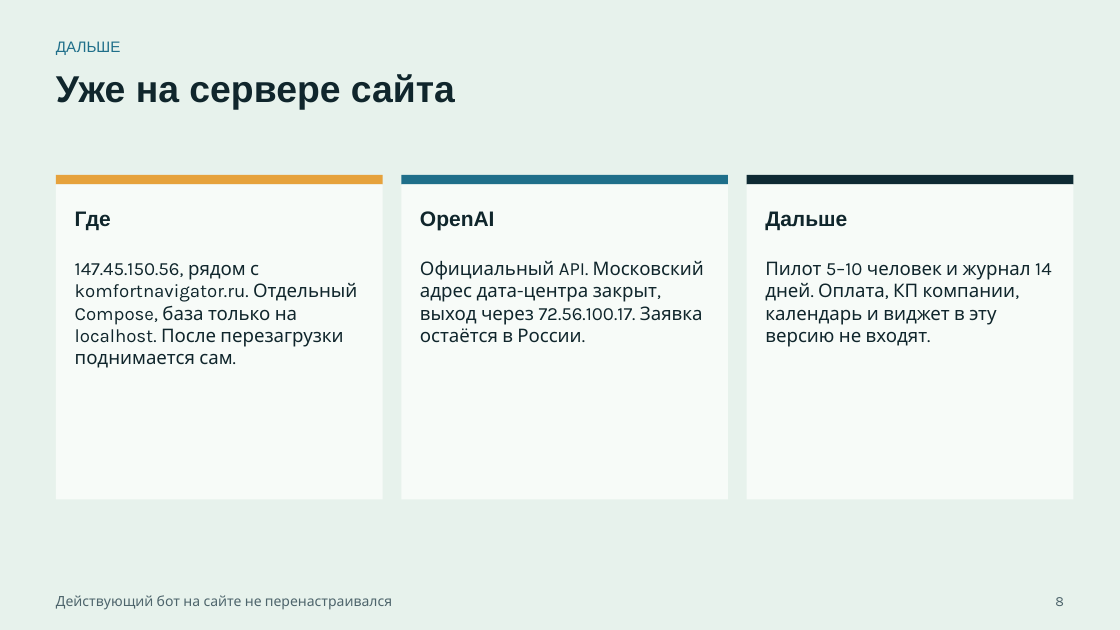
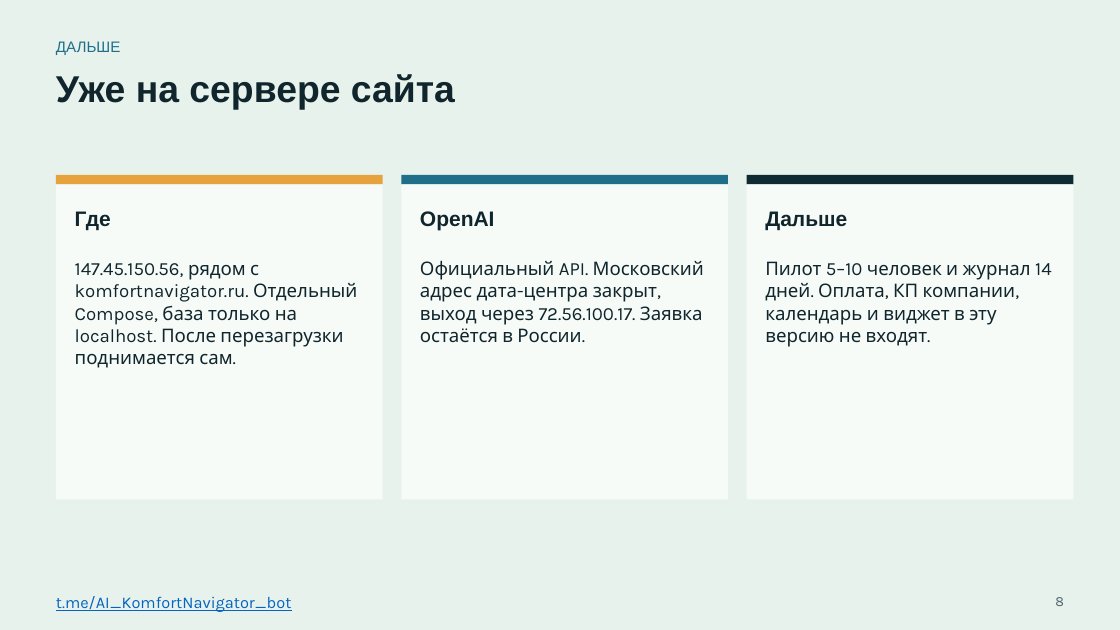
Before and after one commit to aleksandrfprikolota-navigator/pef05-navigator, a slide deck: slide 8 of submission/05-prezentaciya/Navigator.pptx. Drawn at 1120x630 pixels with LibreOffice and Linux fonts; fonts in the diff are those of the drawing. Boxes give left, top, right and bottom in pixels: in the first picture for what was removed or moved away, otherwise in the second. Text is boxed around its words. In the diff, an @@ line names an element or a change of style, - is before the commit and + after.

```diff
--- a/submission/05-prezentaciya/Navigator.pptx
+++ b/submission/05-prezentaciya/Navigator.pptx
@@ text at <box>56,596,292,612</box>: text changed; size 12 to 14 pt; text colour #4E656C to #0563C1 @@
-Действующий бот на сайте не перенастраивался
+t.me/AI_KomfortNavigator_bot
```
Also in this commit, not shown: 1 other slide changed, 3 other files.
